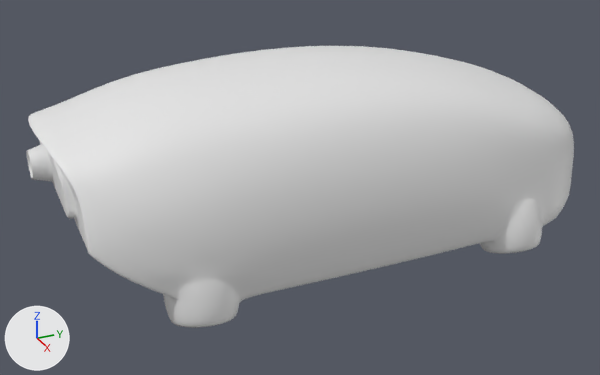
The Blender file design/car.blend, before and after one commit.
The view is the same before and after, from a 50 mm lens placed at (18.86, -9.28, 8.38), pointed at (0.22, -0.89, -0.93). The lights are fixed; the arrows at lower left show +X, +Y and +Z.
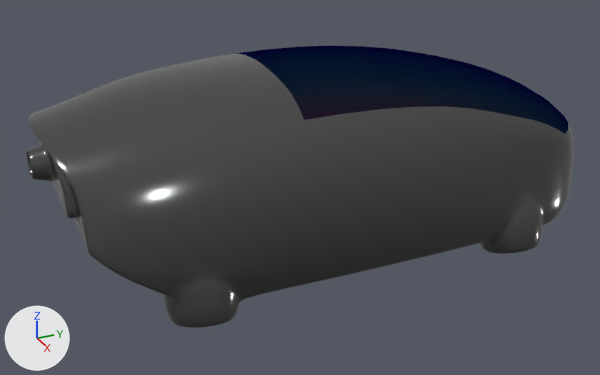
Pixel boxes (x1, y1, x2, y2) of what changed, in the pictures (600 x 375 px):
part 1 of me_cube_002, built on: before (480, 188, 563, 249); after (480, 187, 563, 249)
part 2 of me_cube_002, recoloured (white to grey): (27, 54, 574, 328) in both
part 3 of me_cube_002, recoloured (white to black): (235, 46, 568, 134) in both

The change, as a list of edits to the scene's bpy script:
```text
Add mat_engine_glow:
    mat_engine_glow = emission_material('Engine Glow')
    mat_engine_glow.base_color = (0.0937, 0.0924, 0.0193)  # dark yellow #565626
    mat_engine_glow.strength = 6.0
Add mat_floater_glow:
    mat_floater_glow = bpy.data.materials.new('Floater Glow')
    # nodes: AddShader, BsdfAnisotropic, Emission, OutputMaterial
    # colours: dark cyan #4b6a77, grey #767676
Add mat_window:
    mat_window = bpy.data.materials.new('Window')
    # nodes: BsdfAnisotropic, Bump, LayerWeight, MixShader, OutputMaterial, TexNoise
    # colours: dark blue #060052, dark purple #3e0034, dark green #024516
Add mat_hull:
    mat_hull = principled_material('Hull')
    mat_hull.base_color = (0.122, 0.122, 0.122)  # dark grey #626262
    mat_hull.metallic = 0.85
    mat_hull.roughness = 0.15
Change me_cube_002:
    used by ob_cube; location = (0.0, 0.0, 0.0)
    remove me_cube_002.from_pydata(...)  # 969 vertices, 906 faces; spans x 0.0..3.85, y -7.72..6.97, z -2.68..2.62
    add me_cube_002.from_pydata(...)  # 1017 vertices, 957 faces; spans x 0.0..3.85, y -7.72..6.97, z -2.68..2.62
    me_cube_002 part 1
    28 vertices are removed from x 2.05..3.54, y 3.16..4.91, z -2.07..-0.84
    51 faces are deleted
    4 vertices move from x 2.43..2.83, y 3.16..4.88, z -1.99..-1.97 to x 2.38..2.81, y 3.18..4.86, z -2.06..-1.98
    76 vertices are added at x 1.98..3.59, y 3.16..4.99, z -2.07..-0.73
    102 new faces join them, mat_hull (dark grey #626262)
    me_cube_002 part 2: 559 faces spanning x 0.0..3.85, y -7.72..6.97, z -2.68..2.62 switch from no material to mat_hull (dark grey #626262)
    me_cube_002 part 3: 18 faces spanning x 0.0..2.86, y -1.97..6.97, z 0.38..2.62 switch from no material to mat_window
    add me_cube_002.materials.append(mat_floater_glow)
    add me_cube_002.materials.append(mat_engine_glow)  # dark yellow #565626
```
